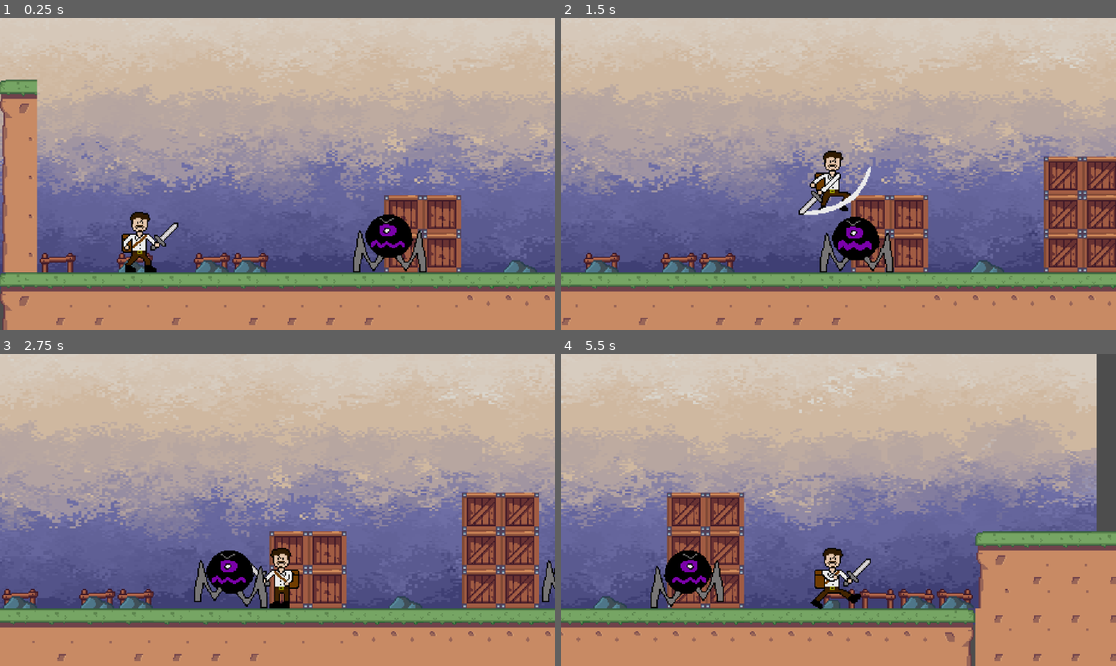
Above: before the commit, frames 1-4 (two rows, left to right).
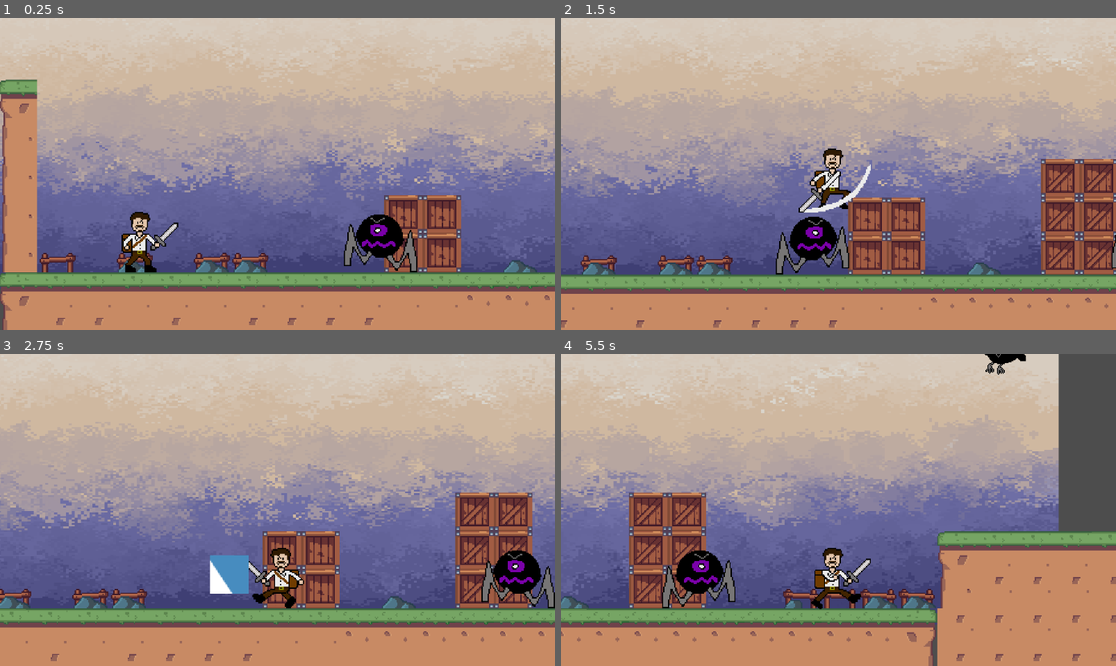
Above: after the commit, the same moments.

Repository: bscott519/ColossalCrisisGame
Game: Godot game, scene res://Scenes/level_1.tscn
The game is run twice, just before and just after one commit, with the same random seed, the same clock (stepped at 60 frames per second) and the same inputs. The engine's default icon, where the game draws it, is replaced by a stand-in: a white triangle on a blue panel in a dark square.
Inputs (mouse positions are in pixels of both pictures, inside the frame that each line leads up to):
- Up to frame 1 (0.25 s): no input
- Up to frame 2 (1.5 s): move the mouse to (960, 158) at 0.52 s; hold D (right) from 0.53 s (still down); click (960, 158) at 0.6 s; tap Space (jump) at 0.77 s; move the mouse to (727, 189) at 1.27 s; right-click (727, 189) at 1.35 s
- Up to frame 3 (2.75 s): tap Space (jump) at 1.52 s; move the mouse to (333, 441) at 2.02 s; release D (right) at 2.03 s; hold A (left) from 2.03 s (still down); click (333, 441) at 2.1 s
- Up to frame 4 (5.5 s): move the mouse to (810, 572) at 2.77 s; release A (left) at 2.78 s; hold D (right) 2.78-4.28 s; right-click (810, 572) at 2.85 s; tap Space (jump) at 3.02, 3.77, 4.52 s; move the mouse to (1005, 556) at 3.52 s; click (1005, 556) at 3.6 s; move the mouse to (672, 463) at 4.27 s; hold A (left) 4.28-5.03 s; right-click (672, 463) at 4.35 s; move the mouse to (866, 510) at 5.02 s; hold D (right) from 5.03 s (still down); click (866, 510) at 5.1 s

The runs differ from the first frame. In frame 1, 1.6% of the frame differs, in the area x 61-77%, y 62-82%; in frame 2, 18%; in frame 3, 14%; in frame 4, 18%, in the area x 0-100%, y 0-100%.

Commit message:
colossling movement fixed

Diff:
--- a/Scenes/colosslings.tscn
+++ b/Scenes/colosslings.tscn
@@ -125,7 +125,6 @@
 shape = SubResource("CircleShape2D_ej00d")
 
 [node name="Timer" type="Timer" parent="."]
-wait_time = 2.0
 autostart = true
 
 [node name="CLHitbox" type="Area2D" parent="."]
--- a/Scenes/level_1.tscn
+++ b/Scenes/level_1.tscn
@@ -166,34 +166,10 @@
 polygon = PackedVector2Array(77, 212, 784, 207, 807, 203, 807, 30, 85, 27, 65, 31, 68, 209, 18, 201, 39, -6, 824, 3, 824, 285, 45, 294)
 
 [node name="darkbird2" parent="." instance=ExtResource("4_y8ncn")]
-position = Vector2(1633, 20)
+position = Vector2(1025, 59)
 
-[node name="colosslings" parent="." node_paths=PackedStringArray("patrol_points") instance=ExtResource("5_1lh3t")]
+[node name="colosslings" parent="." instance=ExtResource("5_1lh3t")]
 position = Vector2(388, 213)
-patrol_points = NodePath("PatrolPoints")
-speed = 3000
-wait_time = 1
 
-[node name="PatrolPoints" type="Node2D" parent="colosslings"]
-position = Vector2(0, -54)
-
-[node name="Point1" type="Marker2D" parent="colosslings/PatrolPoints"]
-position = Vector2(-208, 50)
-
-[node name="Point2" type="Marker2D" parent="colosslings/PatrolPoints"]
-position = Vector2(84, 54)
-
-[node name="colosslings2" parent="." node_paths=PackedStringArray("patrol_points") instance=ExtResource("5_1lh3t")]
+[node name="colosslings2" parent="." instance=ExtResource("5_1lh3t")]
 position = Vector2(677, 213)
-patrol_points = NodePath("PatrolPoints")
-speed = 3000
-wait_time = 1
-
-[node name="PatrolPoints" type="Node2D" parent="colosslings2"]
-position = Vector2(2.08165e-12, -53)
-
-[node name="Point1" type="Marker2D" parent="colosslings2/PatrolPoints"]
-position = Vector2(-118, 50)
-
-[node name="Point2" type="Marker2D" parent="colosslings2/PatrolPoints"]
-position = Vector2(84, 54)
--- a/Scripts/colosslings.gd
+++ b/Scripts/colosslings.gd
@@ -2,18 +2,14 @@
 
 class_name Colossling
 
-@export var patrol_points: Node
-@export var speed: int = 1500
-@export var wait_time: int = 2
-
 @onready var animated_sprite_2d = $AnimatedSprite2D
 @onready var timer = $Timer
 
-const gravity = 1000
+const speed = 30
+const gravity = 900
 
-enum State { Idle, Walk, Hurt, Death }
-var cur_state: State
-var dir: Vector2 = Vector2.LEFT
+var is_chasing: bool
+var dir: Vector2
 var num_of_points: int
 var point_positions: Array[Vector2]
 var cur_point: Vector2
@@ -27,21 +23,36 @@
 var dmg_to_deal = 10
 var is_deal_dmg: bool = false
 var knockback_force = -50
-var knockback_wait = 10
+var is_roaming: bool = true
 var player: CharacterBody2D
+var player_in_area = false
 
 func _ready():
-	if patrol_points != null:
-		num_of_points = patrol_points.get_children().size()
-		for point in patrol_points.get_children():
-			point_positions.append(point.global_position)
-		cur_point = point_positions[cur_point_pos]
-	else:
-		print("No patrol points")
+	pass
 
-	timer.wait_time = wait_time
+func _process(delta):
+	if !is_on_floor():
+		velocity.y += gravity * delta
+		velocity.x = 0
 
-	cur_state = State.Idle
+	if Global.plyrAlive:
+		is_chasing = true
+	elif !Global.plyrAlive:
+		is_chasing = false
+
+	enemy_walk(delta)
+	enemy_anims()
+	move_and_slide()
+
+func _on_timer_timeout():
+	$Timer.wait_time = choose([1,5, 2,0, 2,5])
+	if !is_chasing:
+		dir = choose([Vector2.RIGHT, Vector2.LEFT])
+		velocity.x = 0
+
+func choose(array):
+	array.shuffle()
+	return array.front()
 
 func _physics_process(delta: float):
 	Global.cLDmgAmount = dmg_to_deal
@@ -49,66 +60,40 @@
 
 	player = Global.plyrbody
 
-	enemy_gravity(delta)
-	enemy_idle(delta)
-	enemy_walk(delta)
-	enemy_death(delta)
+func enemy_walk(delta: float):
+	if !dead:
+		if !is_chasing:
+			velocity += dir * speed * delta
+		elif is_chasing and !took_dmg:
+			var dir_to_plyr = position.direction_to(player.position) * speed
+			velocity.x = dir_to_plyr.x
+			dir.x = abs(velocity.x) / velocity.x
+		elif took_dmg:
+			var knockback_dir = position.direction_to(player.position) * knockback_force
+			velocity.x = knockback_dir.x
+		is_roaming = true
+	elif dead:
+		velocity.x = 0
 
-	move_and_slide()
-
-	enemy_anims()
-
-func enemy_gravity(delta: float):
-	velocity.y += gravity * delta
-
-func enemy_idle(delta: float):
-	if !can_walk:
-		velocity.x = move_toward(velocity.x, 0, speed * delta)
-		cur_state = State.Idle
-
-func enemy_walk(delta: float):
-	if !can_walk:
-		return
-	if abs(position.x -cur_point.x) > 0.5:
-		velocity.x = dir.x * speed * delta
-		cur_state = State.Walk
-	else:
-		cur_point_pos += 1
-
-		if cur_point_pos >= num_of_points:
-			cur_point_pos = 0
-
-		cur_point = point_positions[cur_point_pos]
-
-		if cur_point.x > position.x:
-			dir = Vector2.RIGHT
-		else:
-			dir = Vector2.LEFT
-
-		can_walk = false
-		timer.start()
-	if took_dmg:
-		var knockback_dir = position.direction_to(player.position) * knockback_force
-		velocity.x = knockback_dir.x
-
-
-	animated_sprite_2d.flip_h = dir.x > 0
-func enemy_death(delta: float):
-	if health <= min_health && dead == true:
-		cur_state = State.Death
-		await get_tree().create_timer(0.4).timeout
-		self.queue_free()
-
-func _on_timer_timeout():
-	can_walk = true
+func enemy_death():
+	self.queue_free()
 
 func enemy_anims():
-	if cur_state == State.Idle && !can_walk:
-		animated_sprite_2d.play("idle")
-	elif cur_state == State.Walk && can_walk:
+	if !dead and !took_dmg and !is_deal_dmg:
 		animated_sprite_2d.play("walk")
-	elif cur_state == State.Death && health == min_health:
+		if dir.x == 1:
+			animated_sprite_2d.flip_h = true
+		elif dir.x == -1:
+			animated_sprite_2d.flip_h = false
+	elif !dead and took_dmg and !is_deal_dmg:
+		animated_sprite_2d.play("hurt")
+		await get_tree().create_timer(0.6).timeout
+		took_dmg = false
+	elif dead and is_roaming:
+		is_roaming = false
 		animated_sprite_2d.play("death")
+		await get_tree().create_timer(0.4).timeout
+		enemy_death()
 
 func _on_cl_hitbox_area_entered(area):
 	var dmg = Global.plyrDmgAmount
--- a/Scripts/darkbird.gd
+++ b/Scripts/darkbird.gd
@@ -20,14 +20,14 @@
 @onready var animated_sprite = $AnimatedSprite2D
 
 func _ready():
-	is_chasing = true
+	is_chasing = false
 
 func _process(delta):
 	Global.birdDmgAmount = dmg_to_deal
 	Global.birdDmgZone = $BirdDealDmgArea
 
 	if Global.plyrAlive:
-		is_chasing = true
+		is_chasing = false
 	elif !Global.plyrAlive:
 		is_chasing = false
 
--- a/Scripts/global.gd
+++ b/Scripts/global.gd
@@ -5,6 +5,7 @@
 var plyrAlive: bool
 var plyrDmgZone: Area2D
 var plyrDmgAmount: int
+var plyrHitbox: Area2D
 
 var birdDmgZone: Area2D
 var birdDmgAmount: int
--- a/Scripts/player.gd
+++ b/Scripts/player.gd
@@ -26,6 +26,7 @@
 
 func _physics_process(delta):
 	Global.plyrDmgZone = dmg_zone
+	Global.plyrHitbox = $PlayerHitbox
 
 	if not is_on_floor():
 		velocity.y += gravity * delta
@@ -84,9 +85,6 @@
 	$PlayerHitbox/CollisionShape2D.position.y = 5
 	animated_sprite_2d.play("death")
 	await get_tree().create_timer(0.5).timeout
-	$Camera2D.zoom.x = 4
-	$Camera2D.zoom.y = 4
-	await get_tree().create_timer(3.5).timeout
 	self.queue_free()
 
 func take_dmg_cooldown(wait_time):
